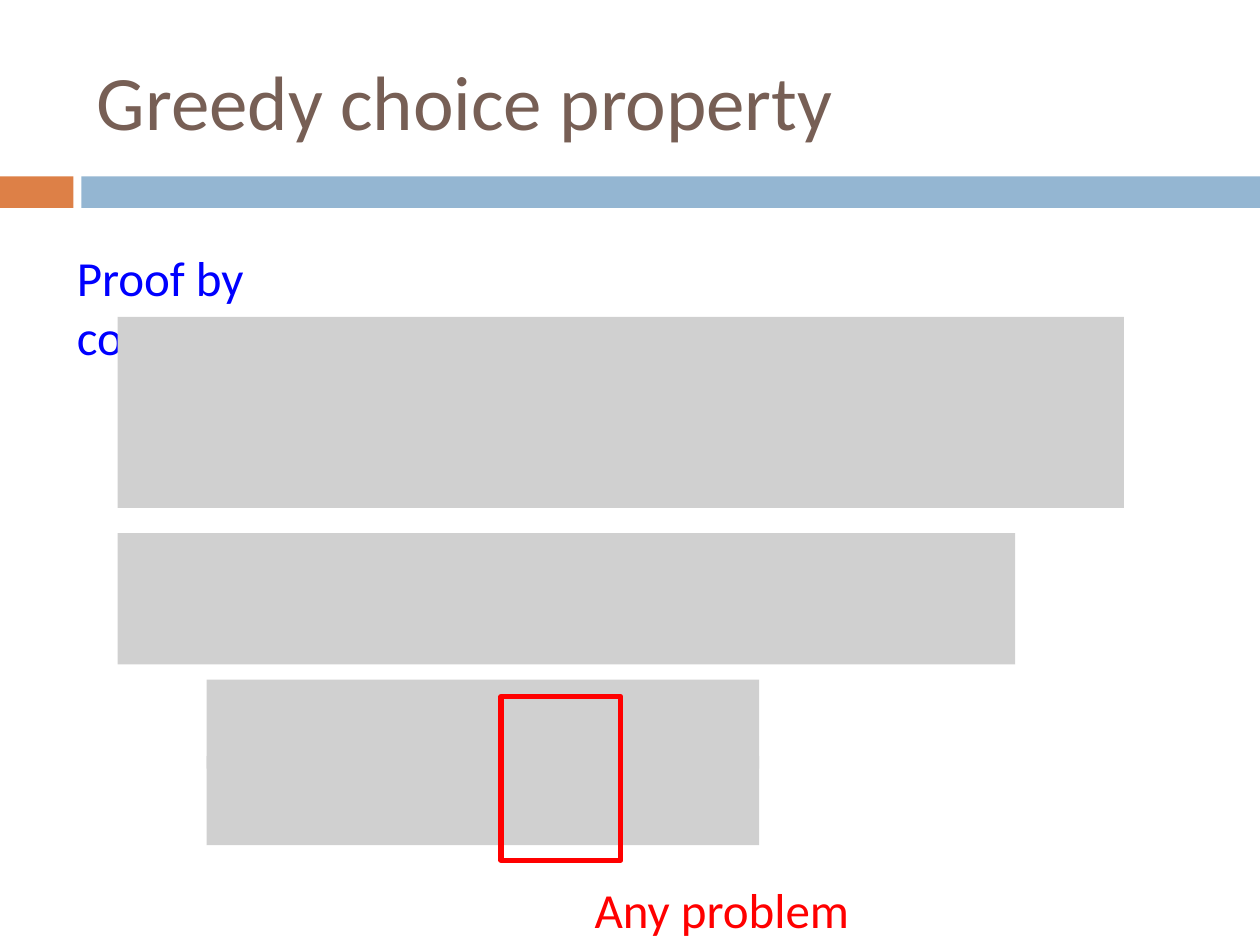
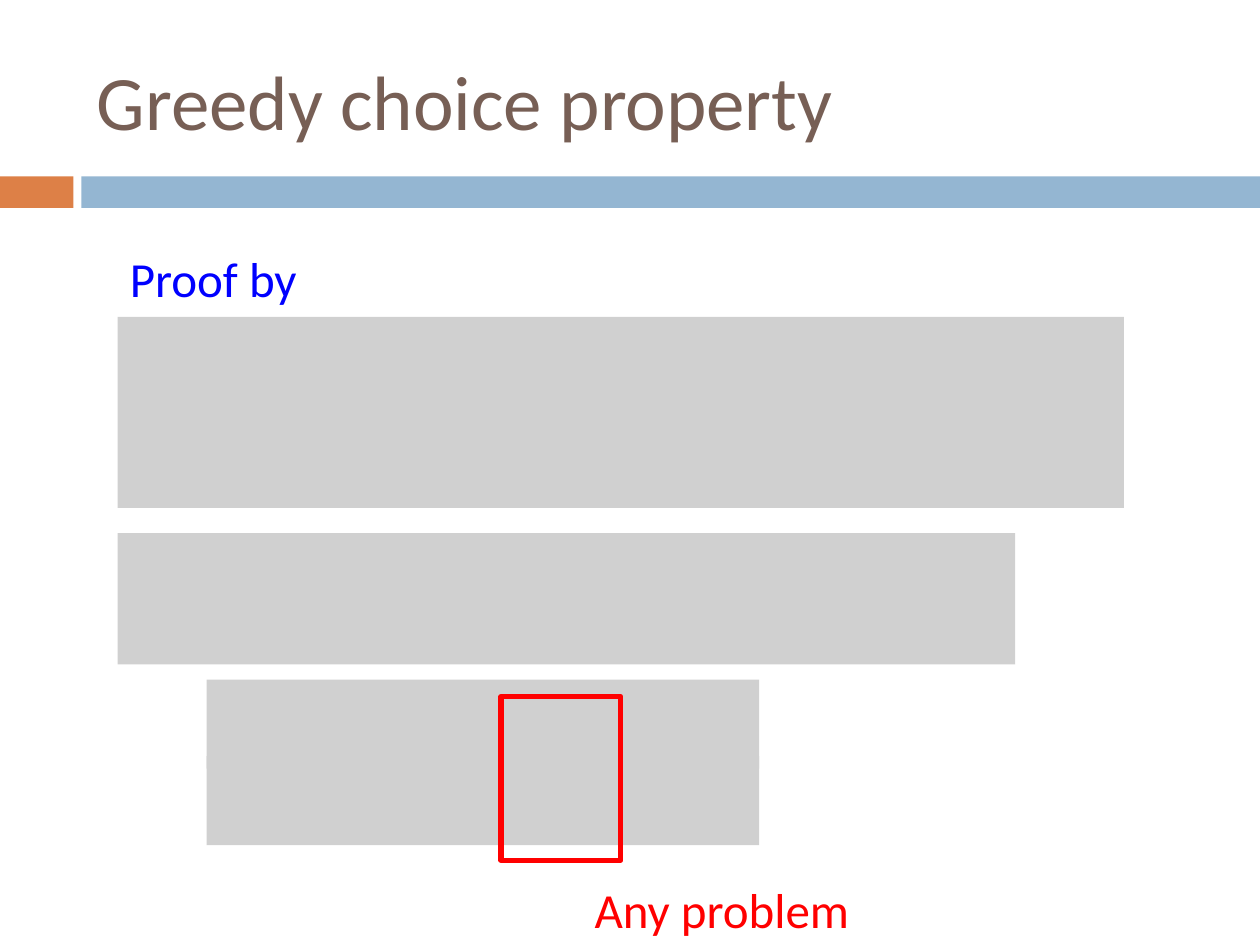
Before and after one commit to Collins-kariuk/Algorithms, a slide deck: slide 23 of Lectures/Lecture 14_Greedy Algorithms.pptx. Drawn at 1260x945 pixels with LibreOffice and Linux fonts; fonts in the diff are those of the drawing; grey boxes stand for pictures. Boxes give left, top, right and bottom in pixels: in the first picture for what was removed or moved away, otherwise in the second. Text is boxed around its words. In the diff, an @@ line names an element or a change of style, - is before the commit and + after.

Commit message:
Review Lecture 14_Greedy Algorithms

```diff
--- a/Lectures/Lecture 14_Greedy Algorithms.pptx
+++ b/Lectures/Lecture 14_Greedy Algorithms.pptx
@@ text "Proof by contradiction:" rewrapped from [77, 262, 354, 367] to [130, 263, 407, 317] @@
```
Also in this commit, not shown: 13 other slides changed.
